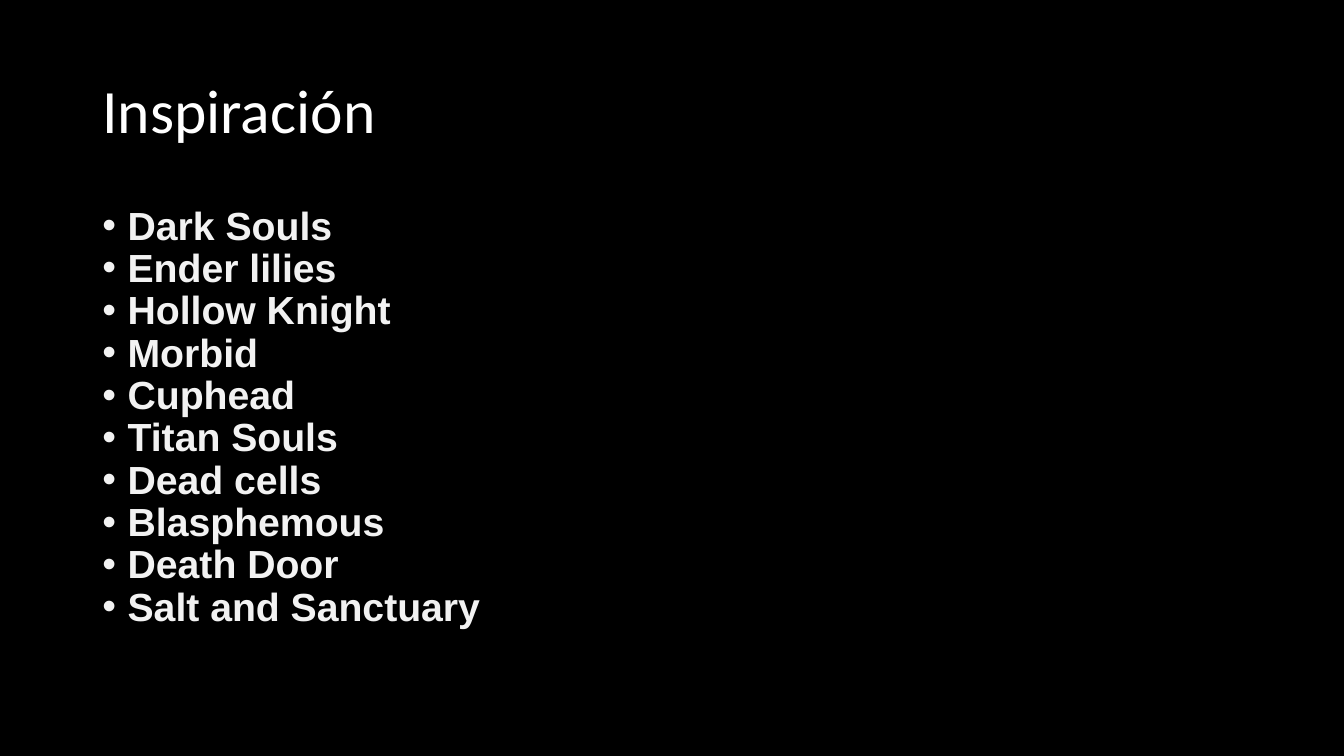
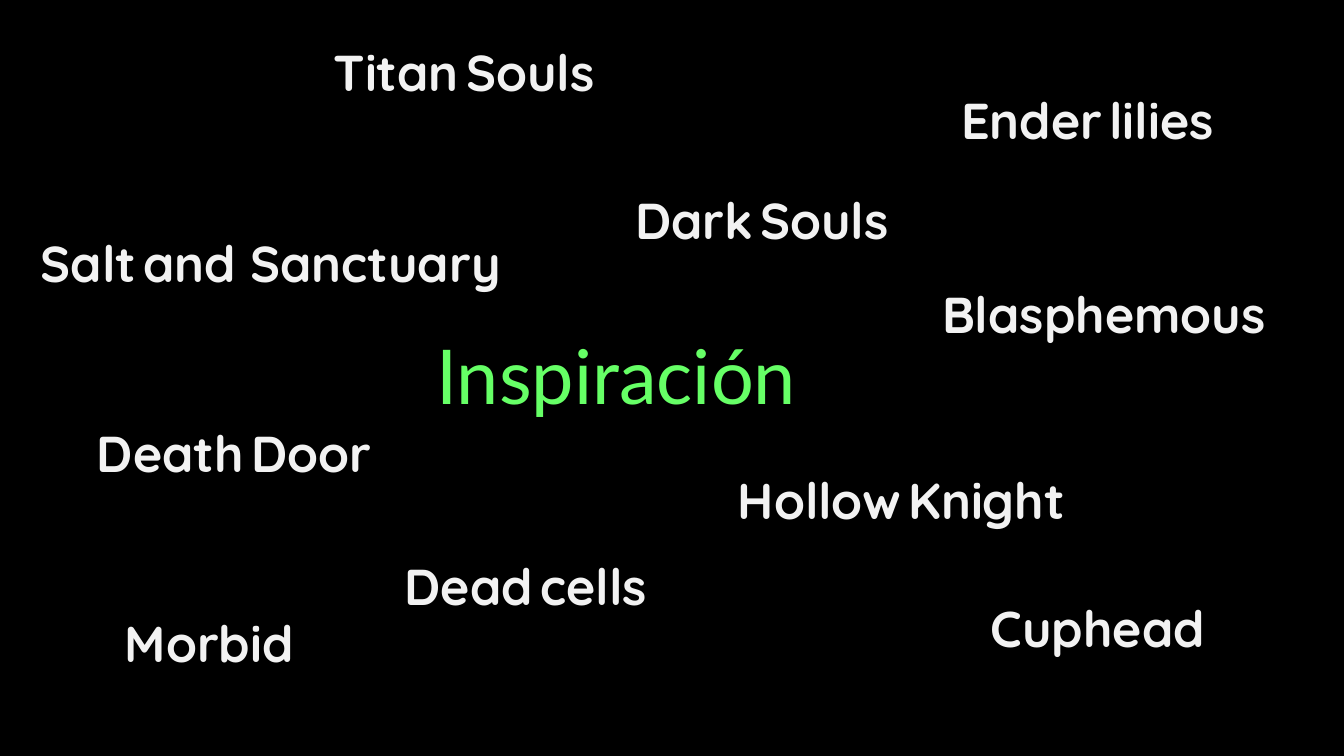
Before and after one commit to Xuppap-Inc/VerdantSorrow, a slide deck: slide 9 of Hitos/Presentacion hito 0.pptx (slide 4 before the commit). Drawn at 1344x756 pixels with LibreOffice and Linux fonts; fonts in the diff are those of the drawing. Boxes give left, top, right and bottom in pixels: in the first picture for what was removed or moved away, otherwise in the second. Text is boxed around its words. In the diff, an @@ line names an element or a change of style, - is before the commit and + after.

```diff
--- a/Hitos/Presentacion hito 0.pptx
+++ b/Hitos/Presentacion hito 0.pptx
@@ text added at [334,53,594,92], 36 pt, text #F2F2F2, bold @@
+Titan Souls
@@ text added at [961,101,1213,140], 36 pt, text #F2F2F2, bold @@
+Ender lilies
@@ text added at [635,201,888,240], 36 pt, text #F2F2F2, bold @@
+Dark Souls
@@ text removed at [128,211,480,629] @@
-• Dark Souls
-• Ender lilies
-• Hollow Knight
-• Morbid
-• Cuphead
-• Titan Souls
-• Dead cells
-• Blasphemous
-• Death Door
-• Salt and Sanctuary
@@ text added at [41,244,501,292], 36 pt, text #F2F2F2, bold @@
+Salt and Sanctuary
@@ text added at [942,295,1266,343], 36 pt, text #F2F2F2, bold @@
+Blasphemous
@@ title "Inspiración": place and size @@
-title "Inspiración" at [102,90,375,143]
+title "Inspiración" at [436,349,796,417]
@@ title "Inspiración" at [436,349,796,417]: size 44 to 54 pt, font Calibri to Lato, text colour #FFFFFF to #66FF66 @@
@@ text added at [97,434,371,473], 36 pt, text #F2F2F2, bold @@
+Death Door
@@ text added at [738,481,1066,529], 36 pt, text #F2F2F2, bold @@
+Hollow Knight
@@ text added at [405,567,647,606], 36 pt, text #F2F2F2, bold @@
+Dead cells
@@ text added at [125,624,294,663], 36 pt, text #F2F2F2, bold @@
+Morbid
@@ text added at [991,609,1205,657], 36 pt, text #F2F2F2, bold @@
+Cuphead
```
Also in this commit, not shown: 4 other slides changed, 4 slides added, 2 slides removed.
